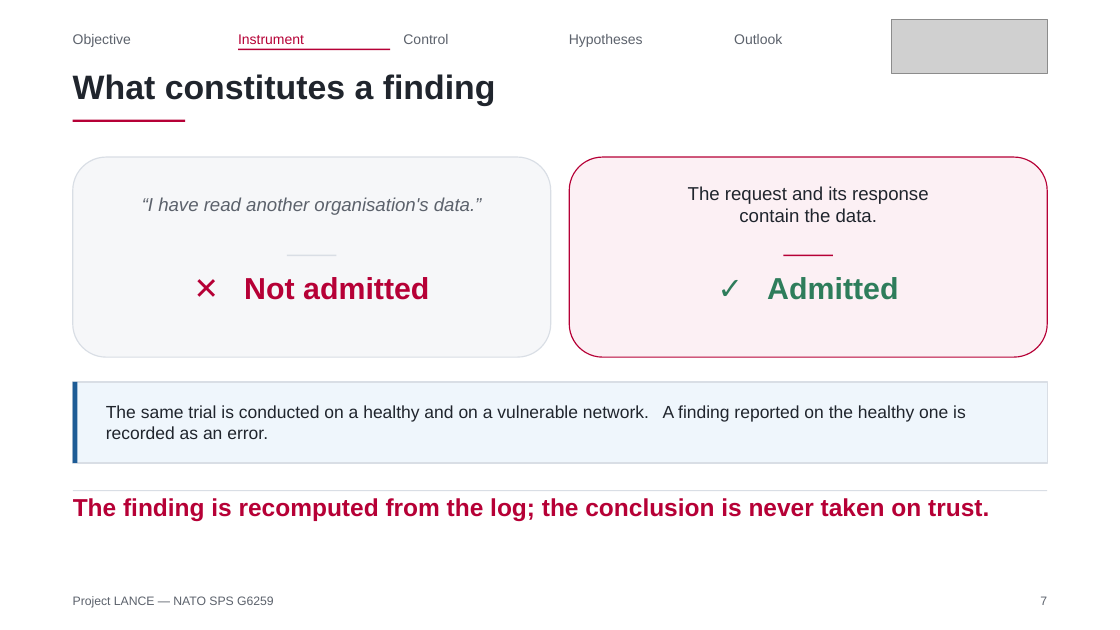
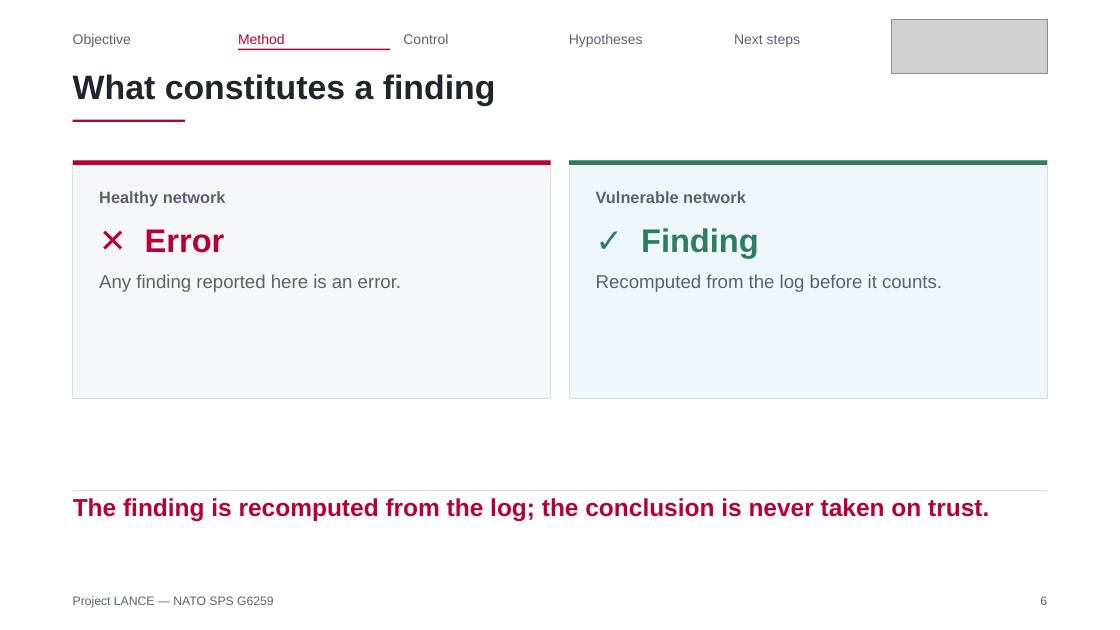
Before and after one commit to Tanguyvans/LANCE, a slide deck: slide 6 of objectifs/presentation-2026-10-23/slides.pptx (slide 7 before the commit). Drawn at 1120x630 pixels with LibreOffice and Linux fonts; fonts in the diff are those of the drawing; grey boxes stand for pictures. Boxes give left, top, right and bottom in pixels: in the first picture for what was removed or moved away, otherwise in the second. Text is boxed around its words. In the diff, an @@ line names an element or a change of style, - is before the commit and + after.

```diff
--- a/objectifs/presentation-2026-10-23/slides.pptx
+++ b/objectifs/presentation-2026-10-23/slides.pptx
@@ text at bbox=[238, 34, 285, 44]: text changed @@
-Instrument
+Method
@@ text at bbox=[734, 34, 800, 47]: text changed @@
-Outlook
+Next steps
@@ rounded rectangle removed at bbox=[73, 157, 551, 357] @@
@@ rectangle added at bbox=[73, 160, 551, 398], fill #F6F7F9, outline #D9DEE5 1 pt @@
@@ rectangle added at bbox=[73, 160, 551, 166], fill #B60036 @@
@@ rounded rectangle removed at bbox=[570, 157, 1048, 357] @@
@@ rectangle added at bbox=[570, 160, 1048, 398], fill #EFF6FC, outline #D9DEE5 1 pt @@
@@ rectangle added at bbox=[570, 160, 1048, 166], fill #2E7D5B @@
@@ text added at bbox=[99, 191, 226, 207], 14 pt, text #5C626C, bold @@
+Healthy network
@@ text removed at bbox=[142, 197, 482, 215] @@
-“I have read another organisation's data.”
@@ text added at bbox=[596, 191, 746, 203], 14 pt, text #5C626C, bold @@
+Vulnerable network
@@ text removed at bbox=[688, 186, 929, 222] @@
-The request and its response
-contain the data.
@@ text added at bbox=[145, 229, 225, 253], 28 pt, text #B60036, bold @@
+✕ Error
@@ text added at bbox=[641, 228, 759, 258], 28 pt, text #2E7D5B, bold @@
+✓ Finding
@@ rectangle removed at bbox=[287, 255, 337, 256] @@
@@ rectangle removed at bbox=[784, 255, 833, 256] @@
@@ text added at bbox=[99, 274, 401, 292], 16 pt, text #5C626C @@
+Any finding reported here is an error.
@@ text removed at bbox=[244, 277, 429, 300] @@
-✕ Not admitted
@@ text added at bbox=[596, 274, 942, 292], 16 pt, text #5C626C @@
+Recomputed from the log before it counts.
@@ text removed at bbox=[767, 277, 898, 300] @@
-✓ Admitted
@@ rectangle removed at bbox=[73, 382, 1048, 463] @@
@@ rectangle removed at bbox=[73, 382, 78, 463] @@
@@ text removed at bbox=[106, 405, 966, 439] @@
-The same trial is conducted on a healthy and on a vulnerable network. A finding reported on the healthy one is recorded as an error.
@@ text at bbox=[1040, 596, 1047, 605]: text changed @@
-7
+6
```
Also in this commit, not shown: 9 other slides changed, 3 slides removed, 3 other files.
